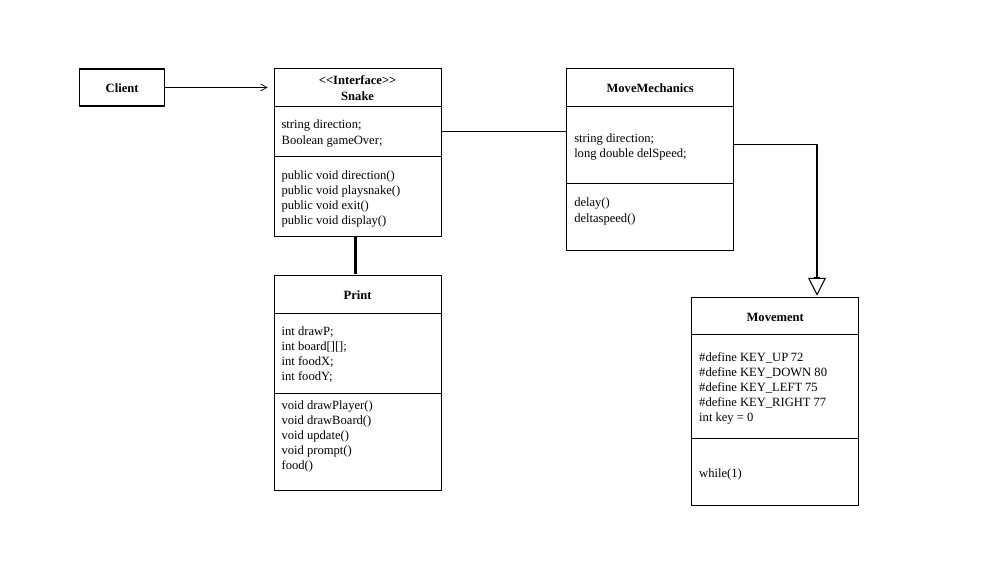
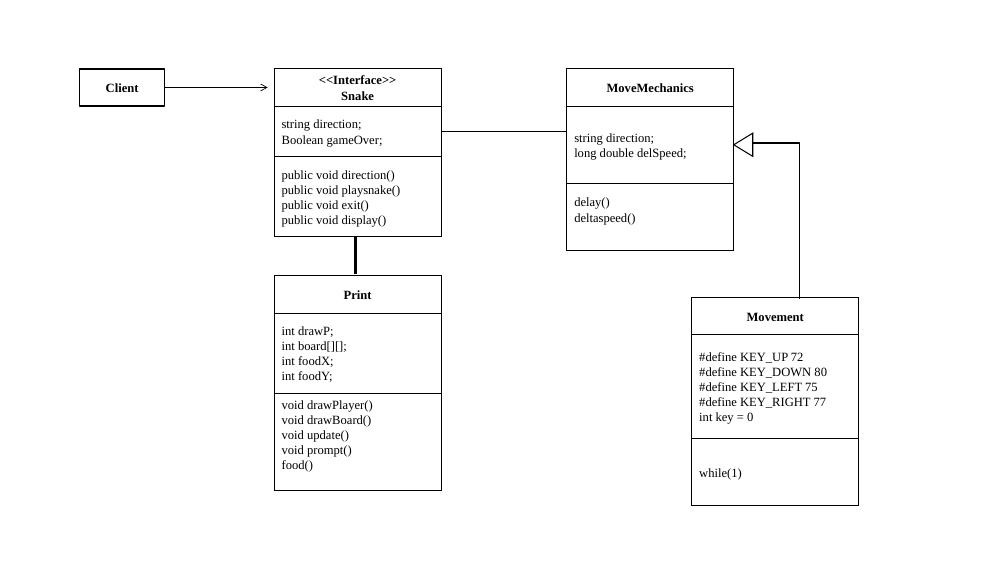
Before and after one commit to ZacharyLloyd/SnakeGame, a slide deck: slide 1 of SnakeGame/Documents/Class_Diagram.pptx. Drawn at 1008x567 pixels with LibreOffice and Linux fonts; fonts in the diff are those of the drawing. Boxes give left, top, right and bottom in pixels: in the first picture for what was removed or moved away, otherwise in the second. Text is boxed around its words. In the diff, an @@ line names an element or a change of style, - is before the commit and + after.

Commit message:
Update Class_Diagram.pptx
Not sure if this is how it is, but if movement is inherited from MoveMechanics, the diagram should look more like this...

```diff
--- a/SnakeGame/Documents/Class_Diagram.pptx
+++ b/SnakeGame/Documents/Class_Diagram.pptx
@@ triangle at box(734, 133, 753, 157): rotation 180 to 270 degrees @@
@@ elbow arrow moved from (734, 144) - (817, 284) to (799, 299) - (743, 143) @@
```
